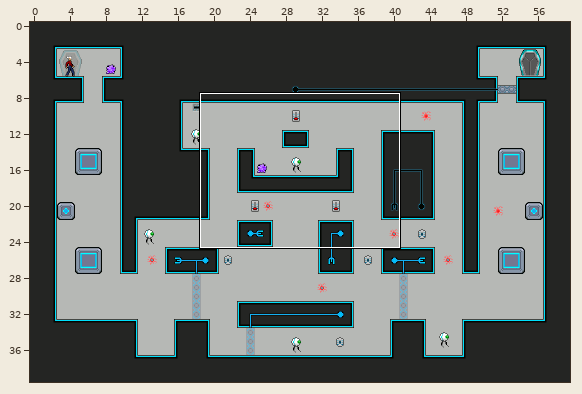
Two states of a Tiled map (JSON), res/map/Security.json. The picture above shows the old version from afar; the outline marks the close-up.
Close-up. Earlier state:
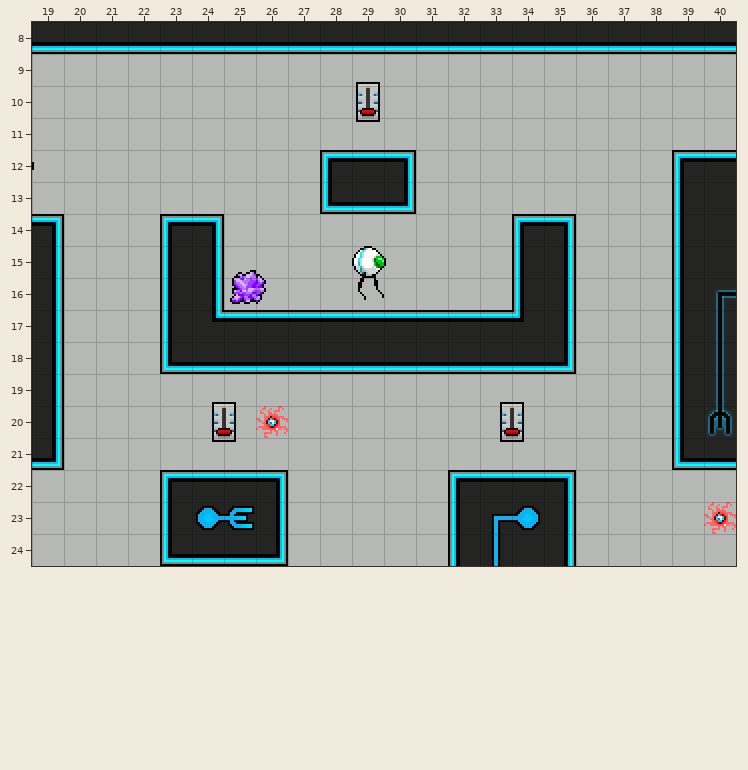
Cells are 16x16 px. Shown: x 19..40, y 8..24. The commit also changed other parts of the map, which this record leaves out.
The same view after the edit:
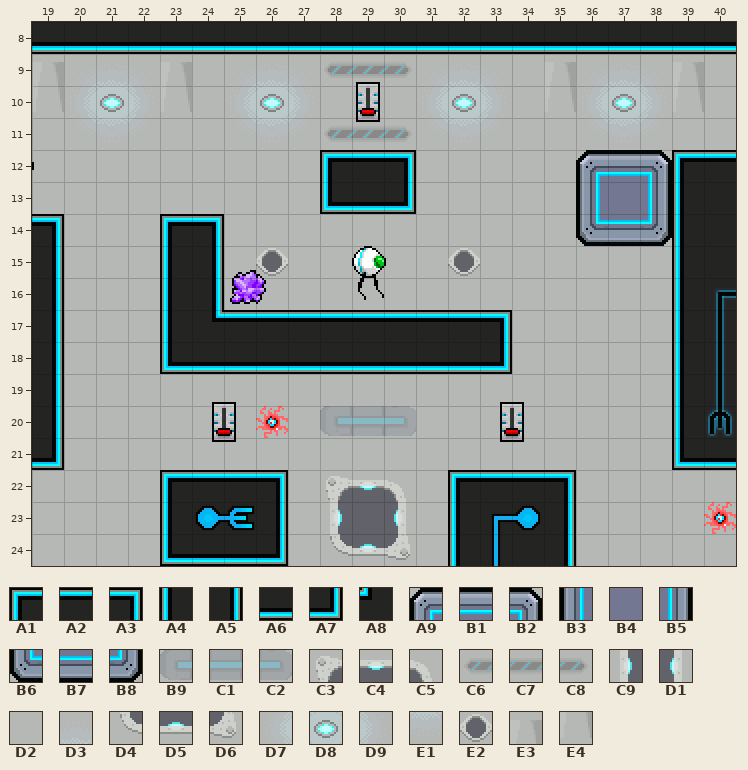
Key: from "main": A1 0, A2 1, A3 2, A4 25, A5 27, A6 51, A7 52, A8 101, A9 156, B1 157, B2 158, B3 181, B4 182, B5 183, B6 206, B7 207, B8 208, B9 234, C1 235, C2 236, C3 247, C4 248, C5 249, C6 259, C7 260, C8 261, C9 272, D1 274, D2 278, D3 287, D4 297, D5 298, D6 299, D7 311, D8 312, D9 313, E1 337, E2 339, E3 450, E4 475.
__ is an empty cell.
Edits made:
Layer "Tile Layer 1":
y 9: x 19 D2 -> E3; x 21 D2 -> D3; x 23 D2 -> E3; x 26 D2 -> D3; x 28..30 D2 D2 D2 -> C6 C7 C8; x 32 D2 -> D3; x 35 D2 -> E3; x 37 D2 -> D3; x 39 D2 -> E3
y 10: x 19..23 D2 D2 D2 D2 D2 -> E4 D7 D8 D9 E4; x 25..27 D2 D2 D2 -> D7 D8 D9; x 31..33 D2 D2 D2 -> D7 D8 D9; x 35..39 D2 D2 D2 D2 D2 -> E4 D7 D8 D9 E4
y 11: x 21 D2 -> E1; x 26 D2 -> E1; x 28..30 D2 D2 D2 -> C6 C7 C8; x 32 D2 -> E1; x 37 D2 -> E1
y 12: x 36..38 D2 D2 D2 -> A9 B1 B2
y 13: x 36..38 D2 D2 D2 -> B3 B4 B5
y 14: x 34..38 A1 A3 D2 D2 D2 -> D2 D2 B6 B7 B8
y 15: x 26 D2 -> E2; x 32 D2 -> E2; x 34..35 A4 A5 -> D2 D2
y 16: x 34..35 A4 A5 -> D2 D2
y 17: x 33..35 A2 A8 A5 -> A3 D2 D2
y 18: x 33..35 A6 A6 A7 -> A7 D2 D2
y 20: x 28..30 D2 D2 D2 -> B9 C1 C2
y 22: x 28..30 D2 D2 D2 -> C3 C4 C5
y 23: x 28..30 D2 D2 D2 -> C9 __ D1
y 24: x 28..30 D2 D2 D2 -> D4 D5 D6
Pixel boxes of the changes (left, top, right, bottom) in both close-ups:
changed: (32, 62, 192, 142)
changed: (230, 62, 704, 374)
changed: (320, 406, 416, 436)
changed: (326, 476, 410, 560)
